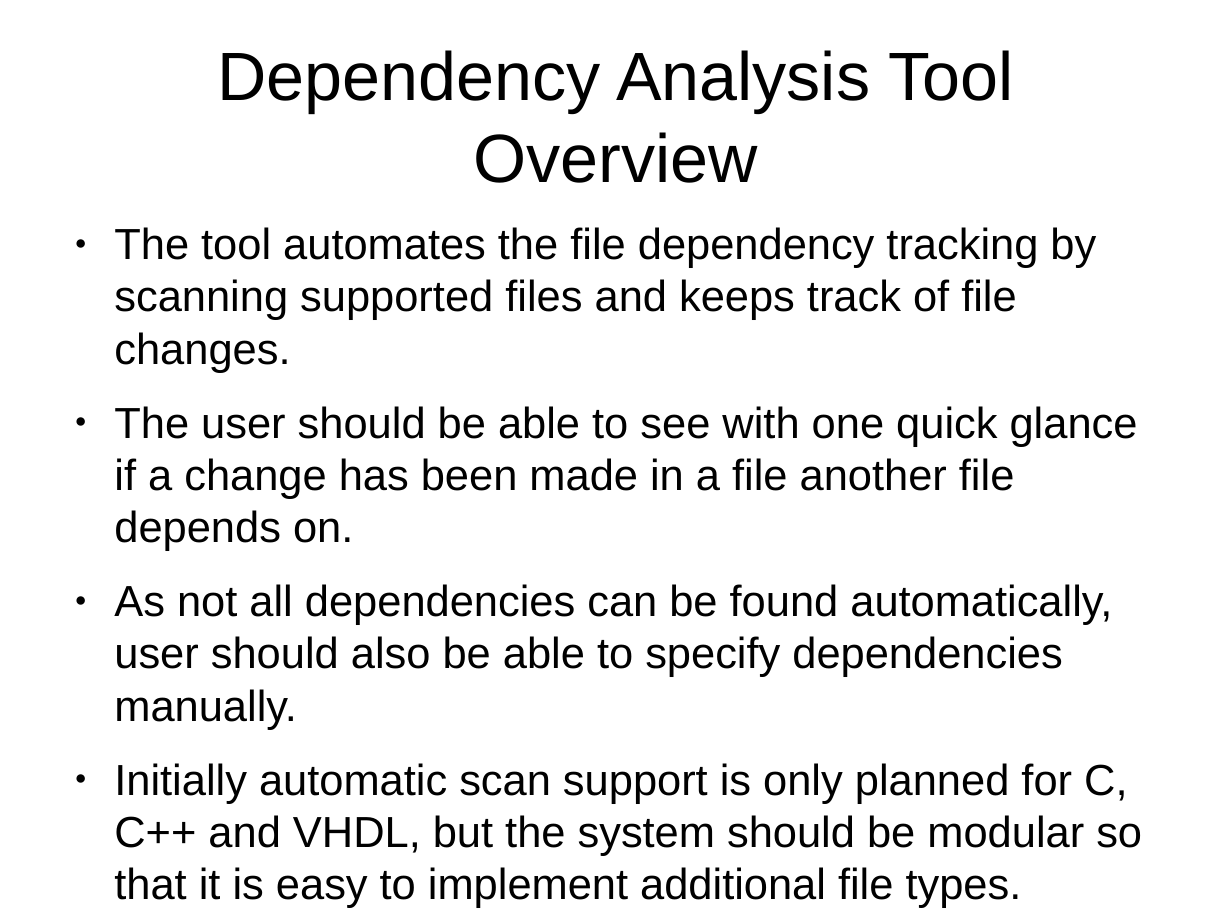
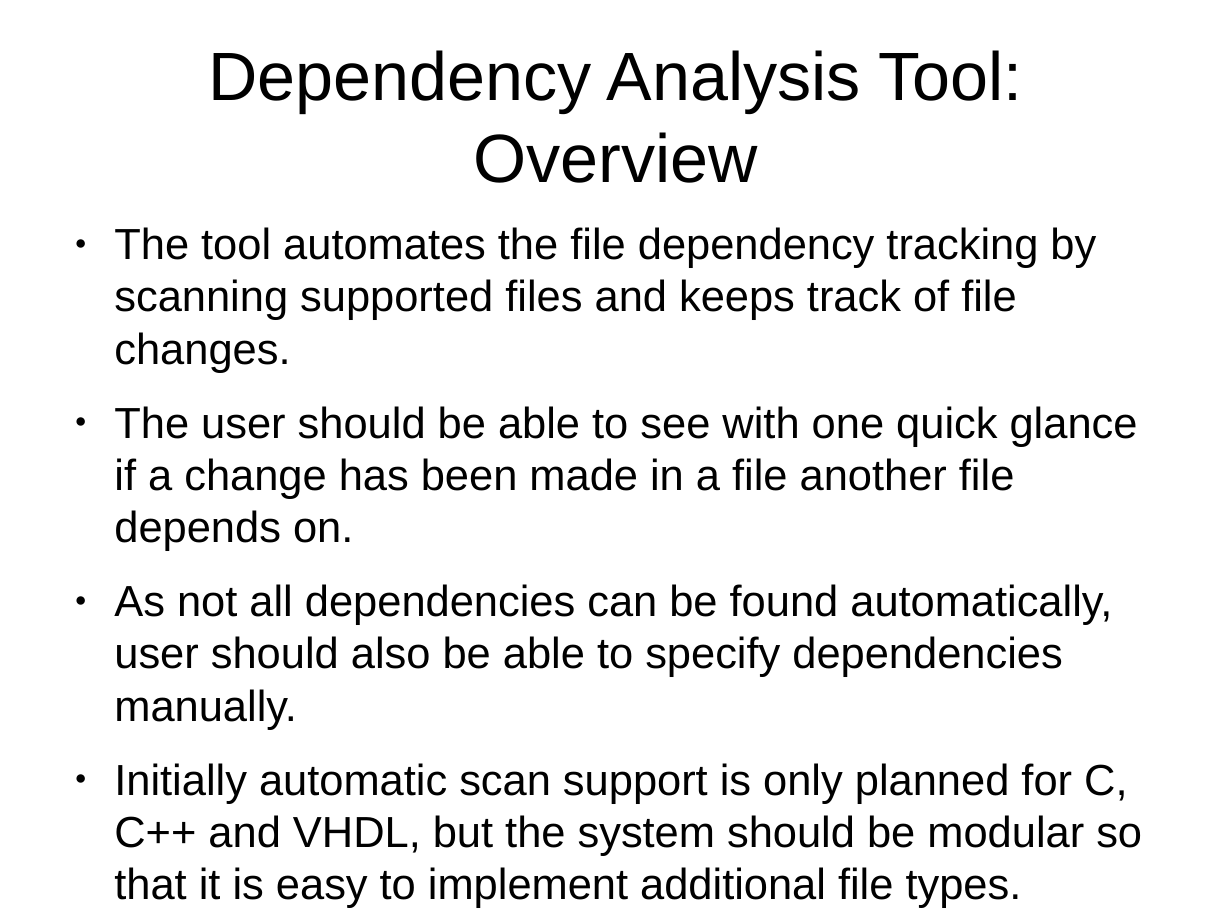
Before and after one commit to darwinbeing/kactus2all, a slide deck: slide 5 of Administrative/Project Plan Slides.odp. Drawn at 1232x924 pixels with LibreOffice and Linux fonts; fonts in the diff are those of the drawing. Boxes give left, top, right and bottom in pixels: in the first picture for what was removed or moved away, otherwise in the second. Text is boxed around its words. In the diff, an @@ line names an element or a change of style, - is before the commit and + after.

```diff
--- a/Administrative/Project Plan Slides.odp
+++ b/Administrative/Project Plan Slides.odp
@@ title at (208, 50, 1023, 183): text changed @@
-Dependency Analysis Tool
-Overview
+Dependency Analysis Tool:
+Overview
```
Also in this commit, not shown: 2 other slides changed, 2 slides added, 1 slide removed.
